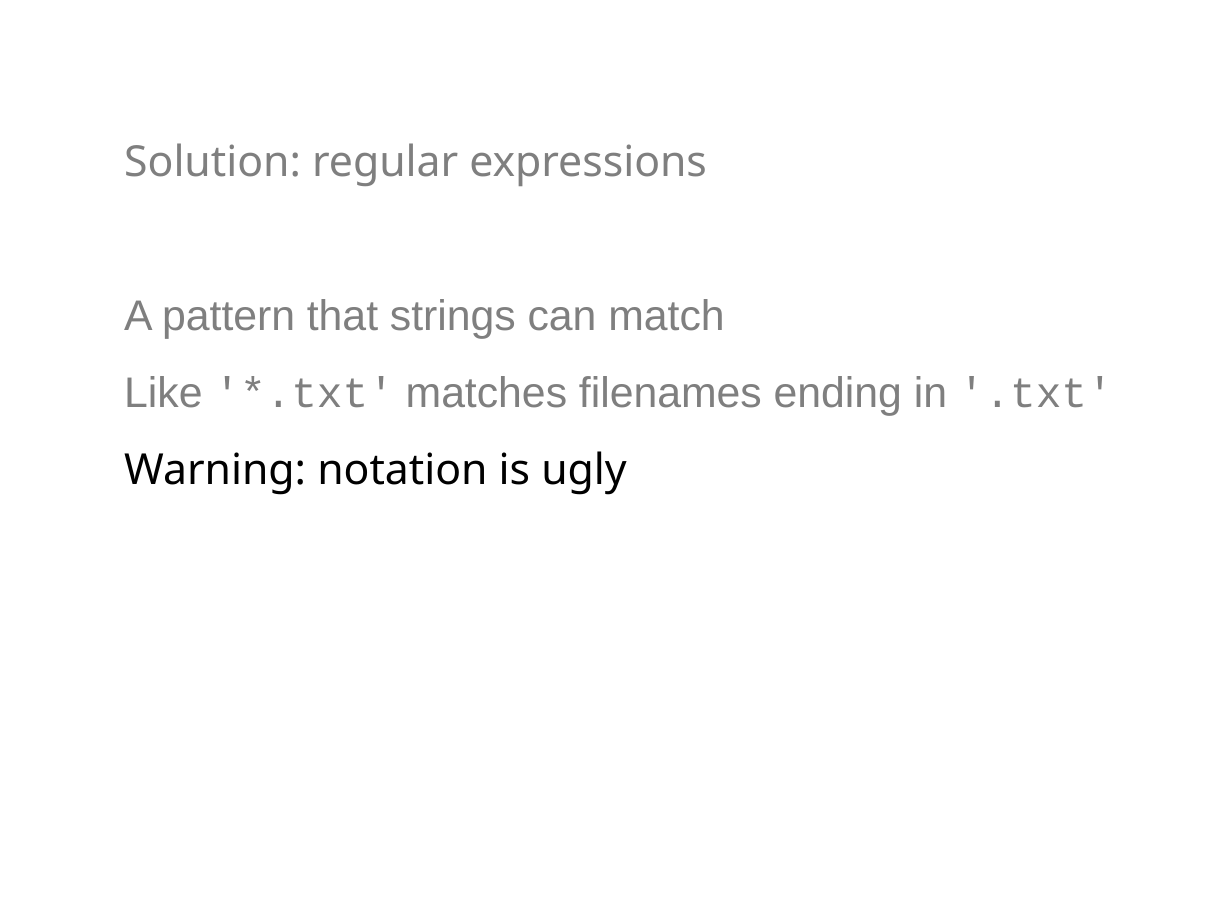
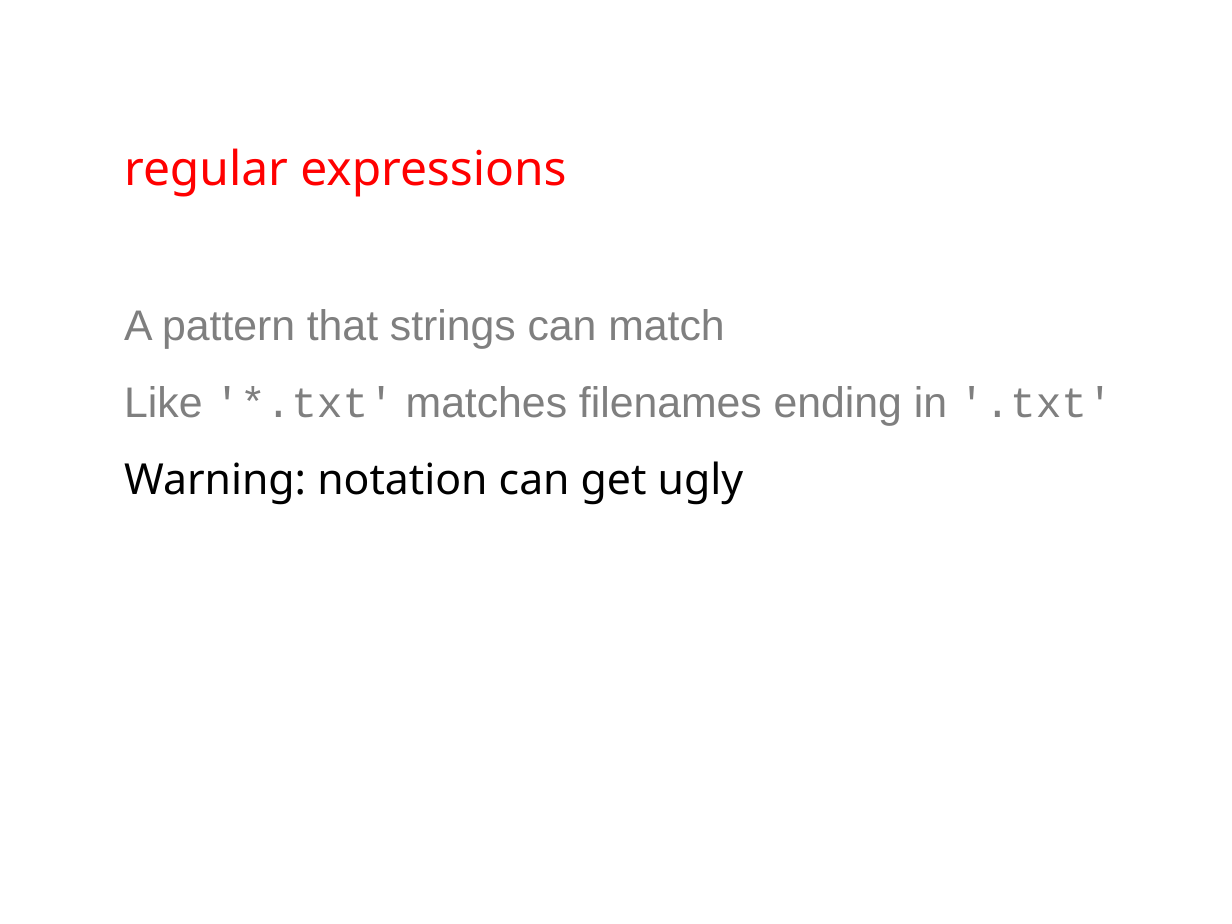
Before and after one commit to swcarpentry/DEPRECATED-boot-camps, a slide deck: slide 4 of regex/RegExEJM.pptx. Drawn at 1232x924 pixels with LibreOffice and Linux fonts; fonts in the diff are those of the drawing. Boxes give left, top, right and bottom in pixels: in the first picture for what was removed or moved away, otherwise in the second. Text is boxed around its words. In the diff, an @@ line names an element or a change of style, - is before the commit and + after.

```diff
--- a/regex/RegExEJM.pptx
+++ b/regex/RegExEJM.pptx
@@ text at bbox=[124, 148, 566, 197]: text changed; size 25 to 28 pt; text colour #7F7F7F to #FF0000 @@
-Solution: regular expressions
+regular expressions
@@ text at bbox=[124, 461, 743, 505]: text changed @@
-Warning: notation is ugly
+Warning: notation can get ugly
```
Also in this commit, not shown: 5 other slides changed, 2 slides added, 2 other files.
